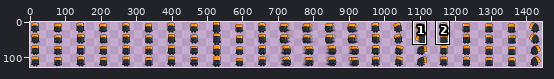
Edited in one commit: sprite sheet (game/assets/player/player.png). Above: a wide view before the commit, with the close-up outlined.
Close-up. Old version:
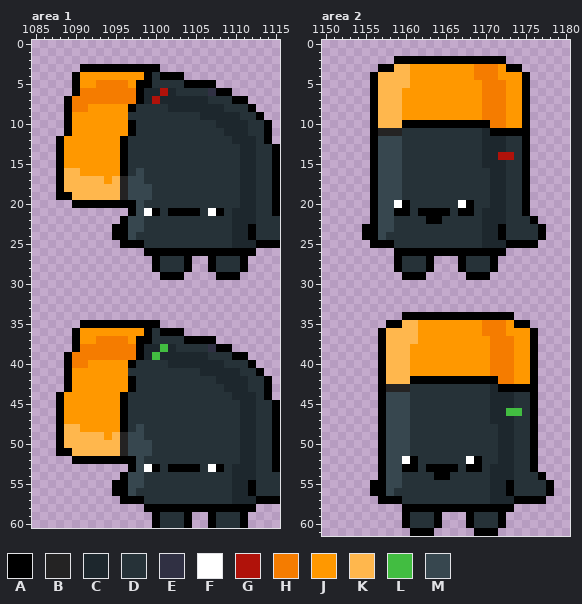
The file is 1472x128 pixels. Colours within 5 levels of each other are drawn and written as one. Shown: area 1: x 1085..1115, y 0..60; area 2: x 1150..1180, y 0..61. The wide view leaves out empty margins. The commit also changed other parts of the picture, which this record leaves out.
Palette (. is transparent): A #000000  B #242323  C #1d272d  D #263238  E #303043  F #ffffff  G #b0120a  H #f57c00  J #ff9800  K #ffb74d  L #42bd41  M #37474f
Pixels before, area 1, first column x 1088:
 3 ...AAAAAAAAAA...............
 4 ..AJJJJJJJJADAAA............
 5 ..AJJHHHHJAADDDDAAAA........
 6 ..AHHHHHHHACCGCDDDDEAA......
 7 .AHHHHHHHHACGCCCCCCDDDAA....
 8 .AHHJJJJJADDDDCCCCCCCDDDA...
 9 .AJJJJJJJDDDDDDDDDCCCCCDDA..
10 .AJJJJJJJADDDDDDDDDDCCCCDDA.
11 .AJJJJJJJADDDDDDDDDDDCCCDDA.
12 AJJJJJJJADDDDDDDDDDDDDCCCDA.
13 AJJJJJJJADDDDDDDDDDDDDDCCDDA
14 AJJJJJJJADDDDDDDDDDDDDDCCDDA
15 AJJJJJJJADDDDDDDDDDDDDDCCDDA
16 AKKJJJJJADMDDDDDDDDDDDDCCDDA
17 AKKKKKJKBMMDDDDDDDDDDDDCCDDA
18 AKKKKKKKBMMMDDDDDDDDDDDCCDDA
19 AAKKKKKKBMMMDDDDDDDDDDDCCDDA
20 ..AAAAAAAAMDDDDDDDDDDDDCCDDA
21 .........AMFADAAAADFADCCCDDA
22 ........AMMDDDDDDDDDDDCCCDDD
23 .......AAMMDDDDDDDDDDDCCADDD
24 .......AAMDDDDDDDDDDDDCCADDD
25 ........AAADDDDDDDDDDDCCCAAA
26 ...........AAAAAAAAAAAAAA...
27 ............ADDDA..ADDDA....
28 ............ADDDA..ADDDA....
29 .............AAA....AAA.....
30 ............................
31 ............................
32 ............................
33 ............................
34 ............................
35 ...AAAAAAAAAA...............
36 ..AJJJJJJJJADAAA............
37 ..AJJHHHHJAADDDDAAAA........
38 ..AHHHHHHHACCLCDDDDEAA......
39 .AHHHHHHHHACLCCCCCCDDDAA....
40 .AHHJJJJJADDDDCCCCCCCDDDA...
41 .AJJJJJJJDDDDDDDDDCCCCCDDA..
42 .AJJJJJJJADDDDDDDDDDCCCCDDA.
43 .AJJJJJJJADDDDDDDDDDDCCCDDA.
44 AJJJJJJJADDDDDDDDDDDDDCCCDA.
45 AJJJJJJJADDDDDDDDDDDDDDCCDDA
46 AJJJJJJJADDDDDDDDDDDDDDCCDDA
47 AJJJJJJJADDDDDDDDDDDDDDCCDDA
48 AKKJJJJJADMDDDDDDDDDDDDCCDDA
49 AKKKKKJKBMMDDDDDDDDDDDDCCDDA
50 AKKKKKKKBMMMDDDDDDDDDDDCCDDA
51 AAKKKKKKBMMMDDDDDDDDDDDCCDDA
52 ..AAAAAAAAMDDDDDDDDDDDDCCDDA
53 .........AMFADAAAADFADCCCDDA
54 ........AMMDDDDDDDDDDDCCCDDD
55 .......AAMMDDDDDDDDDDDCCADDD
56 .......AAMDDDDDDDDDDDDCCADDD
57 ........AAADDDDDDDDDDDCCCAAA
58 ...........AAAAAAAAAAAAAA...
59 ............ADDDA..ADDDA....
60 ............ADDDA..ADDDA....
Pixels before, area 2, first column x 1155:
 2 ....AAAAAAAAAAAAAA......
 3 ..AAKKJJJJJJJJHHHJAA....
 4 .AKKKKJJJJJJJJHHHJJJA...
 5 .AKKKKJJJJJJJJJHHHJJA...
 6 .AKKKJJJJJJJJJJHHHJJA...
 7 .AKKKJJJJJJJJJJHHHJJA...
 8 .AKKKJJJJJJJJJJHHHJJA...
 9 .AKKKJJJJJJJJJJHHHJJA...
10 .AKKKAAAAAAAAAAAHHJJA...
11 .ABBBDDDDDDDDDDCAAAAA...
12 .AMMMDDDDDDDDDDCCCDDA...
13 .AMMMDDDDDDDDDDCCCDDA...
14 .AMMMDDDDDDDDDDCCGGDA...
15 .AMMMDDDDDDDDDDCCCDDA...
16 .AMMMDDDDDDDDDDDCCDDA...
17 .AMMMDDDDDDDDDDDCCDDA...
18 .AMMMDDDDDDDDDDDCCDDA...
19 .AMMMDDDDDDDDDDDCCDDA...
20 .AMMFADDDDDDFADDCCDDA...
21 .AMMAADAAAADAADCCCDDA...
22 .AMMDDDDAADDDDDCCCDDDA..
23 AAMMDDDDDDDDDDDCCADDDDA.
24 AAMDDDDDDDDDDDDCCADDDDA.
25 .AAADDDDDDDDDDDCCCAAAA..
26 ....AAAAAAAAAAAAAA......
27 ....ADDDA...ADDDA.......
28 ....ADDDA...ADDDA.......
29 .....AAA.....AAA........
30 ........................
31 ........................
32 ........................
33 ........................
34 .....AAAAAAAAAAAAAA.....
35 ...AAKKJJJJJJJJHHHJAA...
36 ..AKKKKJJJJJJJJHHHJJJA..
37 ..AKKKKJJJJJJJJJHHHJJA..
38 ..AKKKJJJJJJJJJJHHHJJA..
39 ..AKKKJJJJJJJJJJHHHJJA..
40 ..AKKKJJJJJJJJJJHHHJJA..
41 ..AKKKJJJJJJJJJJHHHJJA..
42 ..AKKKAAAAAAAAAAAHHJJA..
43 ..ABBBDDDDDDDDDDCAAAAA..
44 ..AMMMDDDDDDDDDDCCCDDA..
45 ..AMMMDDDDDDDDDDCCCDDA..
46 ..AMMMDDDDDDDDDDCCLLDA..
47 ..AMMMDDDDDDDDDDCCCDDA..
48 ..AMMMDDDDDDDDDDDCCDDA..
49 ..AMMMDDDDDDDDDDDCCDDA..
50 ..AMMMDDDDDDDDDDDCCDDA..
51 ..AMMMDDDDDDDDDDDCCDDA..
52 ..AMMFADDDDDDFADDCCDDA..
53 ..AMMAADAAAADAADCCCDDA..
54 ..AMMDDDDAADDDDDCCCDDDA.
55 .AAMMDDDDDDDDDDDCCADDDDA
56 .AAMDDDDDDDDDDDDCCADDDDA
57 ..AAADDDDDDDDDDDCCCAAAA.
58 .....AAAAAAAAAAAAAA.....
59 .....ADDDA...ADDDA......
60 .....ADDDA...ADDDA......
61 ......AAA.....AAA.......
New version:
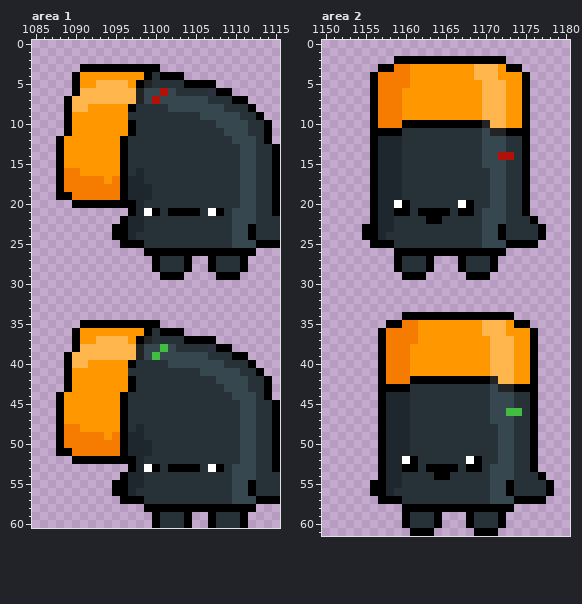
Change:
Area 1:
y 5: x 1093..1096 HHHH -> KKKK; x 1099 A -> B
y 6: x 1091..1100 HHHHHHHACC -> KKKKKKKBMM; x 1102 C -> M
y 7: x 1090..1099 HHHHHHHHAC -> KKKKKKKKBM; x 1101..1106 CCCCCC -> MMMMMM
y 8: x 1090..1091 HH -> KK; x 1102..1108 CCCCCCC -> MMMMMMM
y 9: x 1106..1110 CCCCC -> MMMMM
y 10: x 1108..1111 CCCC -> MMMM
y 11: x 1109..1111 CCC -> MMM
y 12: x 1110..1112 CCC -> MMM
y 13..15: x 1111..1112 CC -> MM
y 16: x 1089..1090 KK -> HH; x 1098 M -> C; x 1111..1112 CC -> MM
y 17: x 1089..1093 KKKKK -> HHHHH; x 1095..1098 KBMM -> HACC; x 1111..1112 CC -> MM
y 18: x 1089..1099 KKKKKKKBMMM -> HHHHHHHACCC; x 1111..1112 CC -> MM
y 19: x 1090..1099 KKKKKKBMMM -> HHHHHHACCC; x 1111..1112 CC -> MM
y 20: x 1098 M -> C; x 1111..1112 CC -> MM
y 21: x 1098 M -> C; x 1110..1112 CCC -> MMM
y 22: x 1097..1098 MM -> CC; x 1110..1112 CCC -> MMM
y 23: x 1097..1098 MM -> CC; x 1110..1111 CC -> MM
y 24: x 1097 M -> C; x 1110..1111 CC -> MM
y 25: x 1110..1112 CCC -> MMM
y 37: x 1093..1096 HHHH -> KKKK; x 1099 A -> B
y 38: x 1091..1100 HHHHHHHACC -> KKKKKKKBMM; x 1102 C -> M
y 39: x 1090..1099 HHHHHHHHAC -> KKKKKKKKBM; x 1101..1106 CCCCCC -> MMMMMM
y 40: x 1090..1091 HH -> KK; x 1102..1108 CCCCCCC -> MMMMMMM
y 41: x 1106..1110 CCCCC -> MMMMM
y 42: x 1108..1111 CCCC -> MMMM
y 43: x 1109..1111 CCC -> MMM
y 44: x 1110..1112 CCC -> MMM
y 45..47: x 1111..1112 CC -> MM
y 48: x 1089..1090 KK -> HH; x 1098 M -> C; x 1111..1112 CC -> MM
y 49: x 1089..1093 KKKKK -> HHHHH; x 1095..1098 KBMM -> HACC; x 1111..1112 CC -> MM
y 50: x 1089..1099 KKKKKKKBMMM -> HHHHHHHACCC; x 1111..1112 CC -> MM
y 51: x 1090..1099 KKKKKKBMMM -> HHHHHHACCC; x 1111..1112 CC -> MM
y 52: x 1098 M -> C; x 1111..1112 CC -> MM
y 53: x 1098 M -> C; x 1110..1112 CCC -> MMM
y 54: x 1097..1098 MM -> CC; x 1110..1112 CCC -> MMM
y 55: x 1097..1098 MM -> CC; x 1110..1111 CC -> MM
y 56: x 1097 M -> C; x 1110..1111 CC -> MM
y 57: x 1110..1112 CCC -> MMM
Area 2:
y 3: x 1159..1160 KK -> HH; x 1169..1171 HHH -> KKK
y 4: x 1157..1160 KKKK -> HHHH; x 1169..1171 HHH -> KKK
y 5: x 1157..1160 KKKK -> HHHH; x 1170..1172 HHH -> KKK
y 6..9: x 1157..1159 KKK -> HHH; x 1170..1172 HHH -> KKK
y 10: x 1157..1159 KKK -> HHH; x 1170..1172 AHH -> BKK
y 11: x 1157..1159 BBB -> AAA; x 1170..1172 CAA -> MBB
y 12..13: x 1157..1159 MMM -> CCC; x 1170..1172 CCC -> MMM
y 14: x 1157..1159 MMM -> CCC; x 1170..1171 CC -> MM
y 15: x 1157..1159 MMM -> CCC; x 1170..1172 CCC -> MMM
y 16..19: x 1157..1159 MMM -> CCC; x 1171..1172 CC -> MM
y 20: x 1157..1158 MM -> CC; x 1171..1172 CC -> MM
y 21..22: x 1157..1158 MM -> CC; x 1170..1172 CCC -> MMM
y 23: x 1157..1158 MM -> CC; x 1170..1171 CC -> MM
y 24: x 1157 M -> C; x 1170..1171 CC -> MM
y 25: x 1170..1172 CCC -> MMM
y 35: x 1160..1161 KK -> HH; x 1170..1172 HHH -> KKK
y 36: x 1158..1161 KKKK -> HHHH; x 1170..1172 HHH -> KKK
y 37: x 1158..1161 KKKK -> HHHH; x 1171..1173 HHH -> KKK
y 38..41: x 1158..1160 KKK -> HHH; x 1171..1173 HHH -> KKK
y 42: x 1158..1160 KKK -> HHH; x 1171..1173 AHH -> BKK
y 43: x 1158..1160 BBB -> AAA; x 1171..1173 CAA -> MBB
y 44..45: x 1158..1160 MMM -> CCC; x 1171..1173 CCC -> MMM
y 46: x 1158..1160 MMM -> CCC; x 1171..1172 CC -> MM
y 47: x 1158..1160 MMM -> CCC; x 1171..1173 CCC -> MMM
y 48..51: x 1158..1160 MMM -> CCC; x 1172..1173 CC -> MM
y 52: x 1158..1159 MM -> CC; x 1172..1173 CC -> MM
y 53..54: x 1158..1159 MM -> CC; x 1171..1173 CCC -> MMM
y 55: x 1158..1159 MM -> CC; x 1171..1172 CC -> MM
y 56: x 1158 M -> C; x 1171..1172 CC -> MM
y 57: x 1171..1173 CCC -> MMM
